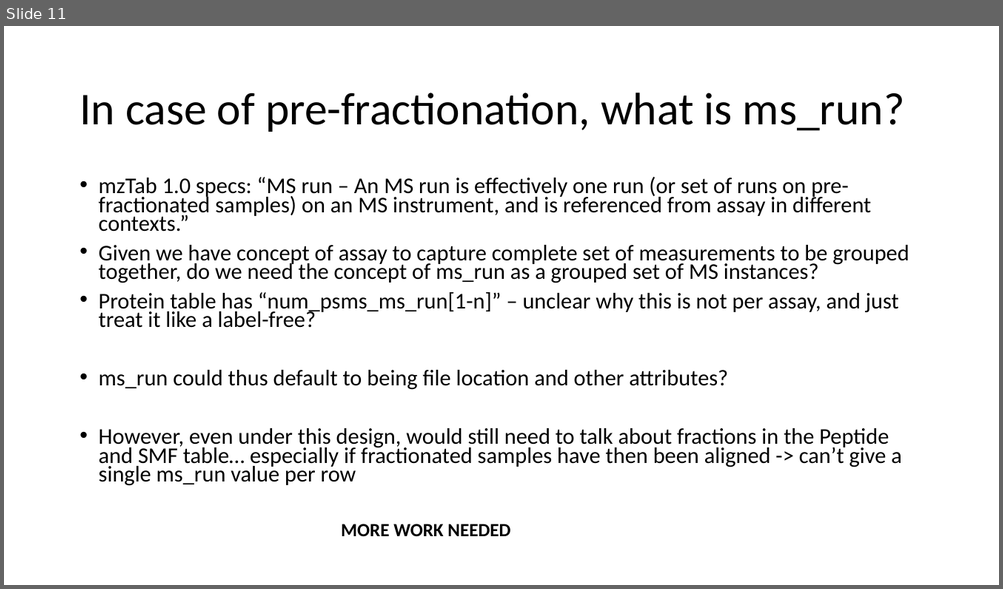
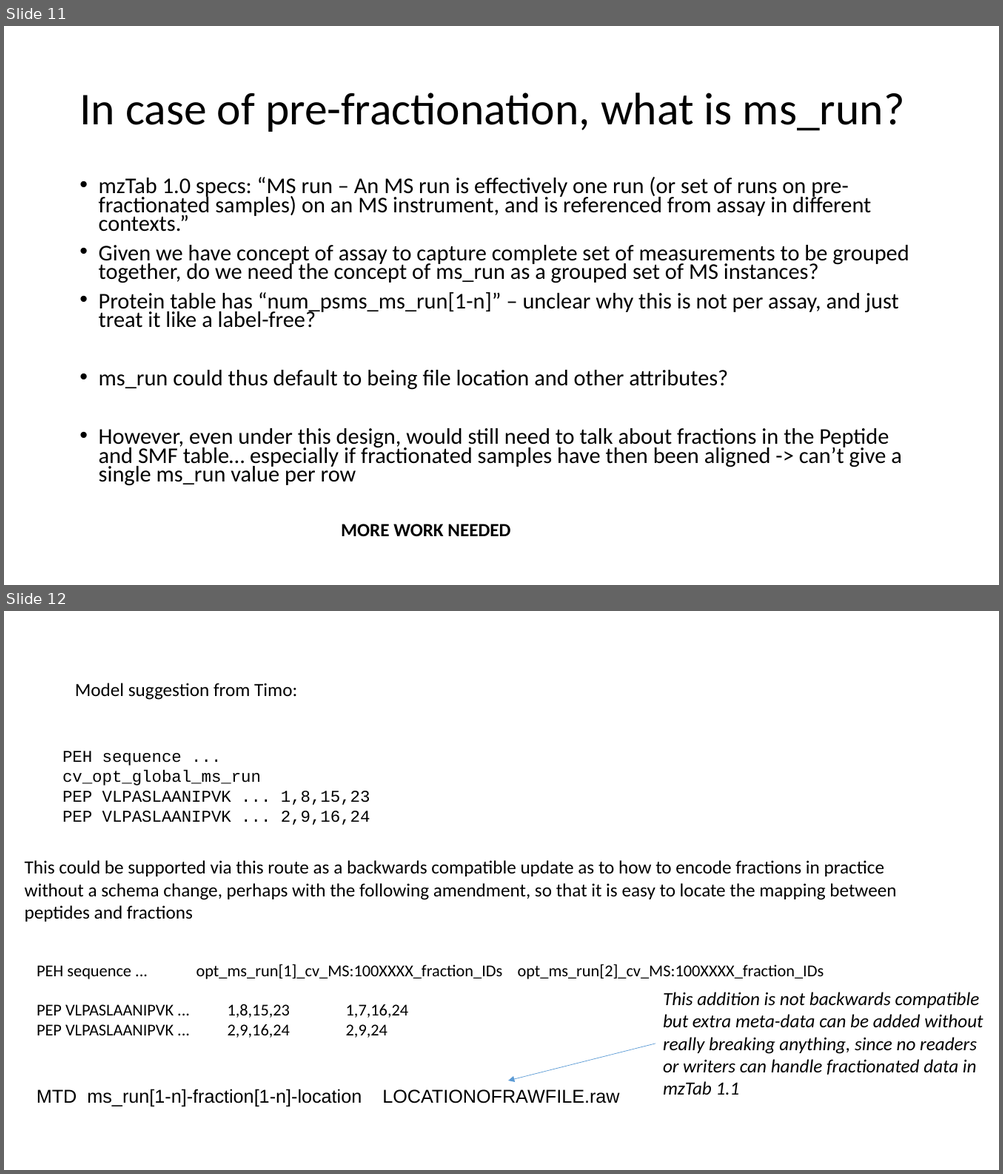
Before and after one commit to HUPO-PSI/mzTab, a slide deck: specification_document/1_1_draft_specs/Version11_design_considerations.pptx. Shown one above the other, each under a label of ours: slide 11 before the commit, slides 11 and 12 after it. The pictures are 1003x589 and 1003x1174 pixels, drawn with LibreOffice and Linux fonts; fonts in the diff are those of the drawing. Boxes give left, top, right and bottom in pixels: in the first picture for what was removed or moved away, otherwise in the second. Text is boxed around its words. In the diff, an @@ line names an element or a change of style, - is before the commit and + after.

```diff
--- a/specification_document/1_1_draft_specs/Version11_design_considerations.pptx
+++ b/specification_document/1_1_draft_specs/Version11_design_considerations.pptx
@@ slide 12 added at <box>4,611,999,1170</box>, background #FFFFFF @@
@@ text added at <box>75,683,297,700</box>, 18 pt, text #000000 @@
+Model suggestion from Timo:
@@ text added at <box>62,751,370,825</box>, 16 pt, text #000000 @@
+PEH sequence ... cv_opt_global_ms_run
+PEP VLPASLAANIPVK ... 1,8,15,23
+PEP VLPASLAANIPVK ... 2,9,16,24
@@ text added at <box>25,860,896,922</box>, 18 pt, text #000000 @@
+This could be supported via this route as a backwards compatible update as to how to encode fractions in practice without a schema change, perhaps with the following amendment, so that it is easy to locate the mapping between peptides and fractions
@@ text added at <box>37,964,824,1038</box>, 16 pt, text #000000 @@
+PEH sequence ... opt_ms_run[1]_cv_MS:100XXXX_fraction_IDs opt_ms_run[2]_cv_MS:100XXXX_fraction_IDs
+PEP VLPASLAANIPVK ... 1,8,15,23 1,7,16,24
+PEP VLPASLAANIPVK ... 2,9,16,24 2,9,24
@@ text added at <box>663,992,982,1095</box>, 18 pt, text #000000, italic @@
+This addition is not backwards compatible but extra meta-data can be added without really breaking anything, since no readers or writers can handle fractionated data in mzTab 1.1
@@ arrow added from (655, 1044) to (509, 1081), #5B9BD5 0.5 pt @@
@@ text added at <box>37,1089,619,1107</box>, 18 pt, text #000000 @@
+MTD ms_run[1-n]-fraction[1-n]-location LOCATIONOFRAWFILE.raw
```
